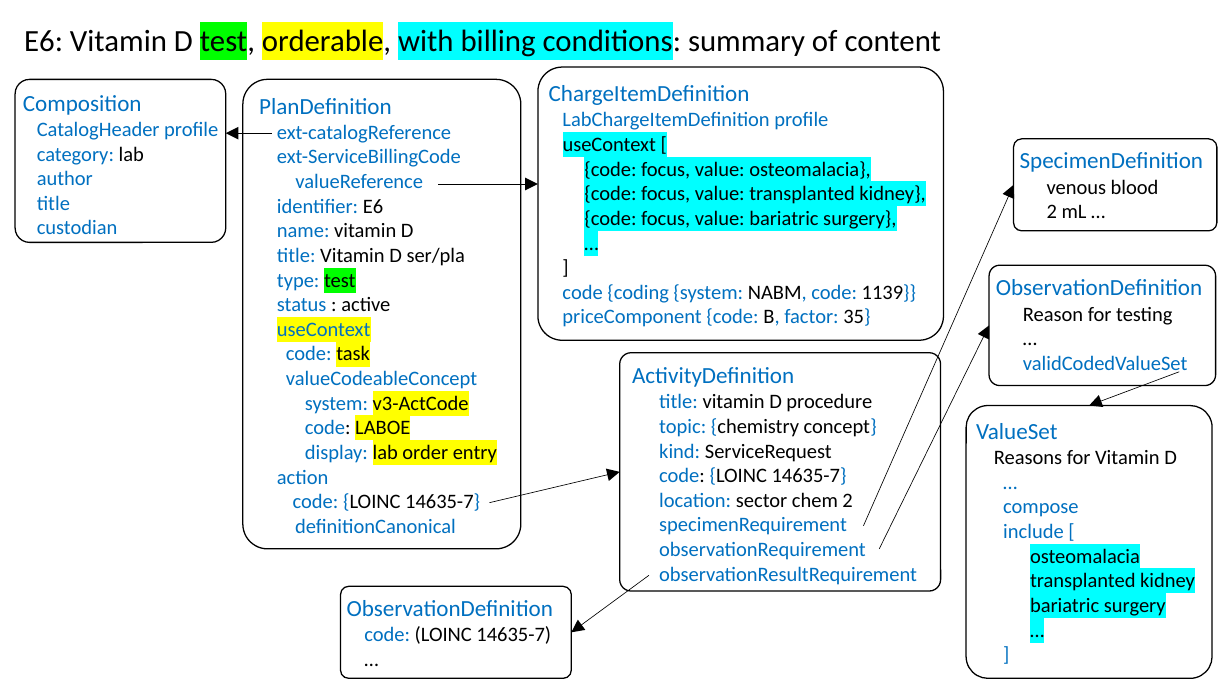
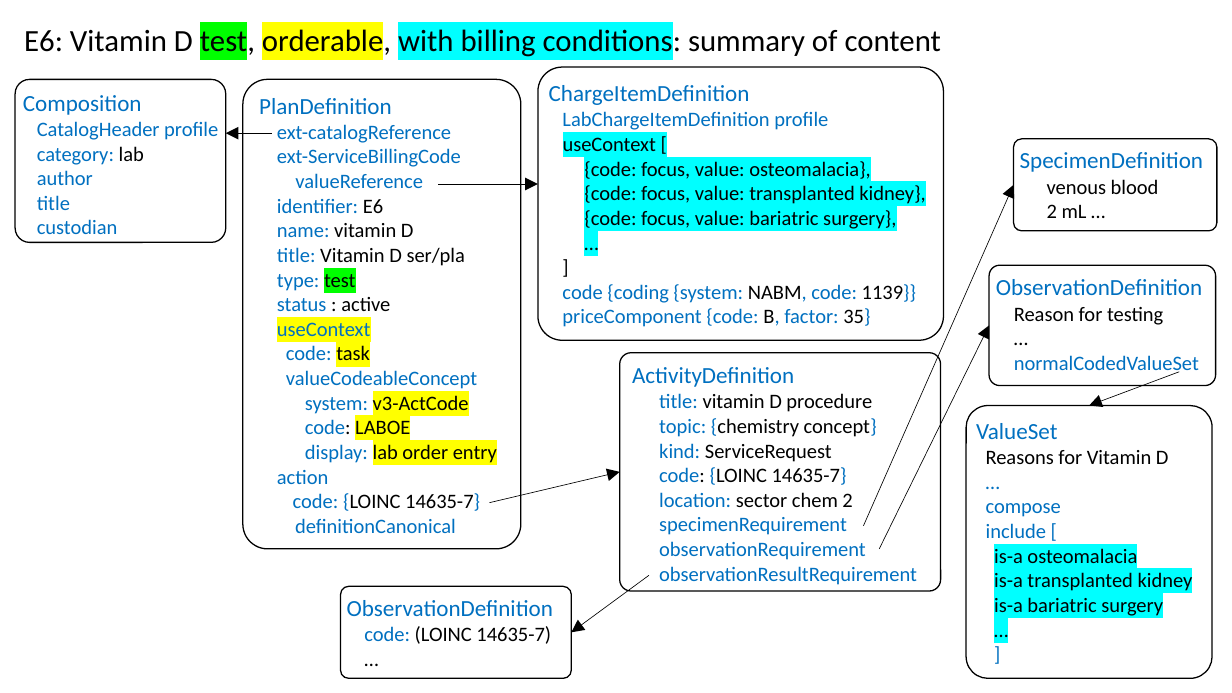
Before and after one commit to HL7/fhir-order-catalog, a slide deck: slide 1 of input/images-source/LabExampleE6Technical.pptx. Drawn at 1232x693 pixels with LibreOffice and Linux fonts; fonts in the diff are those of the drawing. Boxes give left, top, right and bottom in pixels: in the first picture for what was removed or moved away, otherwise in the second. Text is boxed around its words. In the diff, an @@ line names an element or a change of style, - is before the commit and + after.

Commit message:
Added two example ValueSet for ObservationDefinition valid coded values and normal coded values

```diff
--- a/input/images-source/LabExampleE6Technical.pptx
+++ b/input/images-source/LabExampleE6Technical.pptx
@@ text in rounded rectangle at <box>1014,307,1163,325</box>: indent changed @@
@@ text in rounded rectangle at <box>1014,355,1199,376</box>: text changed @@
-validCodedValueSet
+normalCodedValueSet
@@ text in rounded rectangle at <box>986,450,1169,538</box>: indent changed @@
@@ text in rounded rectangle at <box>994,548,1193,616</box>: text changed @@
-    osteomalacia
-    transplanted kidney
-    bariatric surgery
+    is-a osteomalacia
+    is-a transplanted kidney
+    is-a bariatric surgery
```
Also in this commit, not shown: 18 other files.
